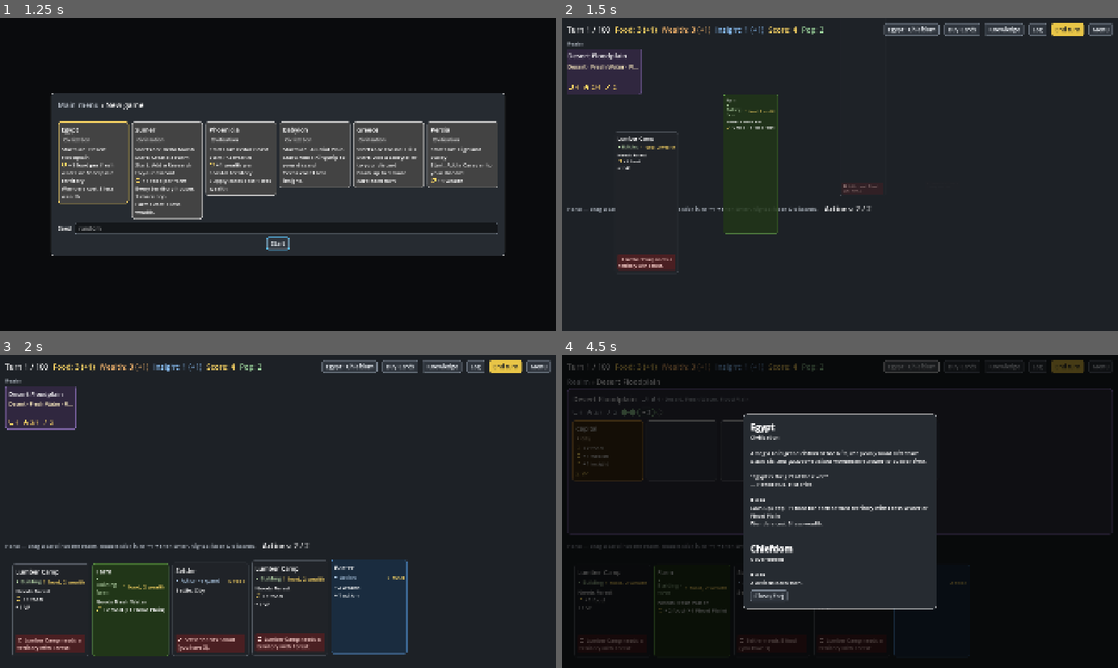
Above: before the commit, frames 1-4 (two rows, left to right).
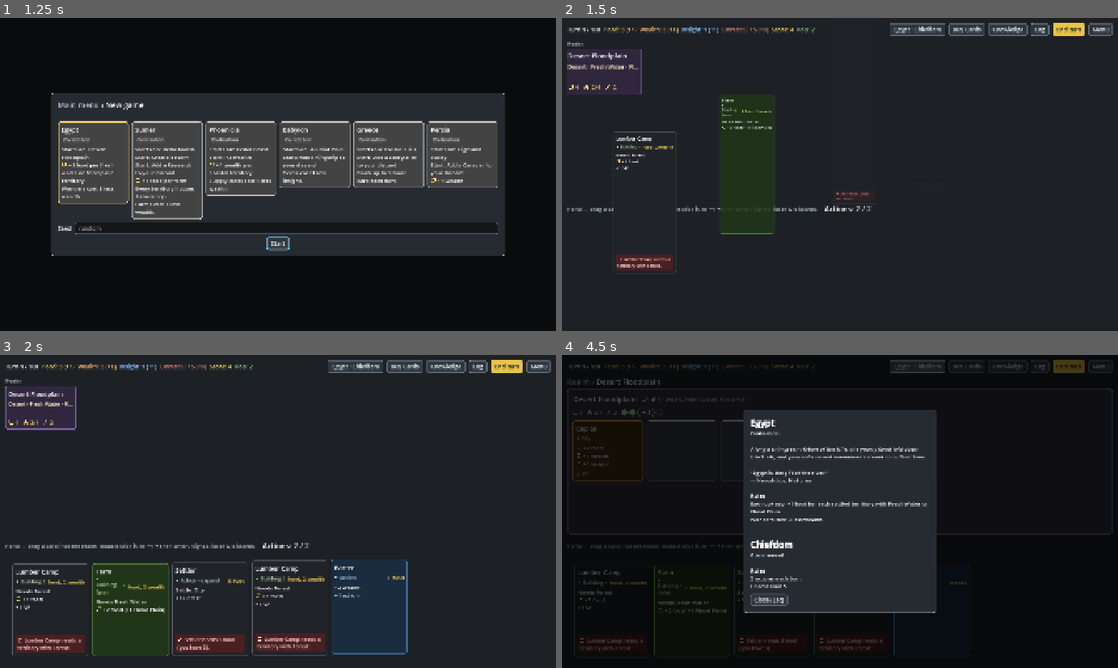
Above: after the commit, the same moments.

Repository: r888888888/4x-card-game
Game: Godot game, scene res://ui/main.tscn
The game is run twice, just before and just after one commit, with the same random seed, the same clock (stepped at 60 frames per second) and the same inputs.
Inputs (mouse positions are in pixels of both pictures, inside the frame that each line leads up to):
- Up to frame 1 (1.25 s): click "New game" at 0.5 s
- Up to frame 2 (1.5 s): click "Start" at 1.25 s
- Up to frame 3 (2 s): no input
- Up to frame 4 (4.5 s): tap Enter (ui_accept) at 2 s; drag from (600, 408) to (895, 442) at 2.02 s; drag from (606, 448) to (812, 574) at 2.77 s; move the mouse to (612, 611) at 3.52 s; hold Right (ui_right) 3.53-4.25 s; tap T at 3.6 s; click (612, 611) at 3.67 s; click "Egypt · Chiefdom" at 4.25 s

Frame 1 is identical in both runs. In frame 2, 1.9% of the frame differs, in the area x 0-94%, y 1-82%; in frame 3, 1.4%; in frame 4, 4.8%, in the area x 0-94%, y 1-83%.

Commit message:
144: unrest is a resource capped by the government's unrest limit; Unrest counter in the top bar; the bot plays around it; content
Co-Authored-By: Claude Opus 5.5 <noreply@anthropic.com>

Diff:
--- a/data/cards.json
+++ b/data/cards.json
@@ -25,7 +25,7 @@
     {
       "id": "settler", "name": "Settler", "type": "action",
       "cost": { "food": 5 }, "vp": 0, "tags": ["expand"],
-      "effects": [ { "op": "settle", "card": "city" } ]
+      "effects": [ { "op": "settle", "card": "city" }, { "op": "gain", "resource": "unrest", "amount": 1 } ]
     },
     {
       "id": "scout", "name": "Scout", "type": "action",
@@ -48,6 +48,11 @@
       "effects": [ { "op": "trash" } ]
     },
     {
+      "id": "feast", "name": "Feast", "type": "action",
+      "cost": { "food": 3 }, "vp": 0, "tags": ["order"],
+      "effects": [ { "op": "lose", "resource": "unrest", "amount": 2 } ]
+    },
+    {
       "id": "storyteller", "name": "Storyteller", "type": "action",
       "cost": { "food": 1 }, "vp": 0, "tags": [],
       "effects": [ { "op": "draw", "amount": 2 } ]
@@ -72,12 +77,13 @@
       "cost": { "wealth": 4 }, "vp": 1, "tags": ["culture"],
       "effects": [
         { "op": "score", "amount": 1, "trigger": "upkeep" },
-        { "op": "score", "amount": 1, "trigger": "upkeep", "keyword": "mountain" }
+        { "op": "score", "amount": 1, "trigger": "upkeep", "keyword": "mountain" },
+        { "op": "lose", "resource": "unrest", "amount": 1, "trigger": "upkeep" }
       ]
     },
     {
       "id": "monument", "name": "Monument", "type": "building",
-      "cost": { "wealth": 6 }, "vp": 3, "tags": ["culture"],
+      "cost": { "wealth": 6 }, "vp": 3, "tags": ["culture"], "modifiers": { "unrest_limit": 2 },
       "effects": []
     },
     {
@@ -119,7 +125,7 @@
     },
     {
       "id": "shrine", "name": "Shrine", "type": "building",
-      "cost": { "wealth": 3 }, "vp": 1, "tags": ["culture"],
+      "cost": { "wealth": 3 }, "vp": 1, "tags": ["culture"], "modifiers": { "unrest_limit": 1 },
       "effects": []
     },
     {
@@ -151,19 +157,19 @@
       "effects": []
     },
     {
-      "id": "chiefdom", "name": "Chiefdom", "type": "government", "actions": 2,
-      "vp": 0, "tags": [],
-      "effects": []
-    },
-    {
-      "id": "kingship", "name": "Kingship", "type": "government", "actions": 3,
+      "id": "chiefdom", "name": "Chiefdom", "type": "government", "actions": 2, "unrest_limit": 5,
+      "vp": 0, "tags": [],
+      "effects": []
+    },
+    {
+      "id": "kingship", "name": "Kingship", "type": "government", "actions": 3, "unrest_limit": 7,
       "vp": 0, "tags": [],
       "effects": [
         { "op": "gain", "resource": "wealth", "amount": 1, "trigger": "upkeep" }
       ]
     },
     {
-      "id": "theocracy", "name": "Theocracy", "type": "government", "actions": 3,
+      "id": "theocracy", "name": "Theocracy", "type": "government", "actions": 3, "unrest_limit": 10,
       "vp": 0, "tags": [],
       "effects": [
         { "op": "score", "amount": 1, "trigger": "upkeep" }
@@ -232,7 +238,8 @@
       "id": "harvest_festival", "name": "Harvest Festival", "type": "event",
       "tags": [],
       "effects": [
-        { "op": "gain_per_tag", "resource": "food", "amount": 1, "tag": "farm", "trigger": "upkeep" }
+        { "op": "gain_per_tag", "resource": "food", "amount": 1, "tag": "farm", "trigger": "upkeep" },
+        { "op": "lose", "resource": "unrest", "amount": 1 }
       ]
     },
     {
@@ -270,8 +277,8 @@
     },
     {
       "id": "famine", "name": "Famine", "type": "event", "tags": [],
-      "text": "Each hungry upkeep: +1 counter (max 3), −1 pop (largest territory) per counter. Ends when your pop is fed.",
-      "effects": [ { "op": "lose_pop", "amount": 1, "trigger": "upkeep" } ]
+      "text": "Each hungry upkeep: +1 counter (max 3), −1 pop (largest territory) and +1 unrest per counter. Ends when your pop is fed.",
+      "effects": [ { "op": "lose_pop", "amount": 1, "trigger": "upkeep" }, { "op": "gain", "resource": "unrest", "amount": 1, "trigger": "upkeep" } ]
     },
     {
       "id": "market_day", "name": "Market Day", "type": "event", "tags": [],
@@ -280,6 +287,18 @@
     {
       "id": "good_omens", "name": "Good Omens", "type": "event", "tags": [],
       "effects": [ { "op": "score", "amount": 1 } ]
+    },
+    {
+      "id": "grumbling", "name": "Grumbling", "type": "event", "tags": [],
+      "effects": [ { "op": "gain", "resource": "unrest", "amount": 1 } ]
+    },
+    {
+      "id": "omen_of_doom", "name": "Omen of Doom", "type": "event", "tags": [],
+      "effects": [ { "op": "gain", "resource": "unrest", "amount": 2 } ]
+    },
+    {
+      "id": "bandit_raids", "name": "Bandit Raids", "type": "event", "tags": [], "discard": { "turns": 2 },
+      "effects": [ { "op": "gain", "resource": "unrest", "amount": 1, "trigger": "upkeep" } ]
     },
     {
       "id": "pottery", "name": "Pottery", "type": "tech",
--- a/data/config.json
+++ b/data/config.json
@@ -1,5 +1,5 @@
 {
-  "resources": ["food", "wealth", "insight"],
+  "resources": ["food", "wealth", "insight", "unrest"],
   "keywords": [
     "grassland", "forest", "hills", "mountain", "desert", "marsh",
     "fresh_water", "coastal", "flood_plain"
@@ -35,6 +35,7 @@
     "research": { "price": 3, "count": 6 },
     "hunt": { "price": 2, "count": 6 },
     "winnow": { "price": 2, "count": 6 },
+    "feast": { "price": 2, "count": 6 },
     "fishing_huts": { "price": 2, "count": 6 },
     "quarry": { "price": 2, "count": 6 },
     "shrine": { "price": 2, "count": 6 },
@@ -61,7 +62,10 @@
     "market_day": 1,
     "good_omens": 1,
     "forage": 2,
-    "harvest_festival": 1
+    "harvest_festival": 1,
+    "grumbling": 2,
+    "omen_of_doom": 1,
+    "bandit_raids": 1
   },
   "research_deck": {
     "pottery": 1,
--- a/engine/card_def.gd
+++ b/engine/card_def.gd
@@ -18,6 +18,7 @@
 	Modifiers.ACTIONS: ["+%d action%s each turn", "−%d action%s each turn"],
 	Modifiers.HAND_SIZE: ["Draw up to %d more card%s each turn", "Draw up to %d fewer card%s each turn"],
 	Modifiers.HOUSING: ["Every territory houses %d more pop%.0s", "Every territory houses %d less pop%.0s"],
+	Modifiers.UNREST_LIMIT: ["Unrest limit +%d%.0s", "Unrest limit −%d%.0s"],
 }
 
 var id: String = ""
@@ -31,6 +32,7 @@
 var housing: int = 0  # territories: most pop the territory can hold; buildings: housing added to their territory
 var famine_guard: int = 0  # buildings: pop on their territory saved from starving each upkeep, while working
 var actions: int = 0  # governments: actions each turn while it rules (127); 0 sets none (unlimited)
+var unrest_limit: int = 0  # governments: most unrest while it rules (144); 0 sets none (no limit)
 var modifiers: Dictionary = {}  # standing modifiers while working or active, {key: non-zero int} (129)
 var discounts: Array[Dictionary] = []  # civilizations: [{filter, value, amounts: {resource: int}}] (108)
 var keywords: Array[String] = []  # territories: keyword ids from config
@@ -76,6 +78,8 @@
 	var parts: PackedStringArray = []
 	if actions > 0:
 		parts.append(actions_text())
+	if unrest_limit > 0:
+		parts.append(unrest_limit_text())
 	if home != "":
 		parts.append("Starts on: %s" % card_db[home].name)
 	if not requires.is_empty():
@@ -119,6 +123,8 @@
 		return territory_text(keywords)
 	if actions > 0:
 		parts.append(actions_text())
+	if unrest_limit > 0:
+		parts.append(unrest_limit_text())
 	if not requires.is_empty():
 		parts.append("Requires " + keyword_names(requires))
 	for e in effects:
@@ -161,6 +167,11 @@
 	return "%d action%s each turn." % [actions, "" if actions == 1 else "s"]
 
 
+## A government's unrest limit line (144): "Unrest limit 5."
+func unrest_limit_text() -> String:
+	return "Unrest limit %d." % unrest_limit
+
+
 ## One line per modifier (129): "+1 action each turn"; long (the tooltip) adds " while active" on an event.
 func modifier_lines(long: bool) -> PackedStringArray:
 	var out: PackedStringArray = []
--- a/engine/config_loader.gd
+++ b/engine/config_loader.gd
@@ -294,6 +294,8 @@
 		var n: Variant = Fields.as_int(raw[r])
 		if not resources.has(r):
 			errs.append(".relief: unknown resource '%s'" % r)
+		elif Fields.unpayable(r) != "":
+			errs.append(".relief: " + Fields.unpayable(r))
 		elif typeof(n) != TYPE_INT or n < 1:
 			errs.append(".relief: '%s' must be an integer >= 1" % r)
 		else:
--- a/engine/data_loader.gd
+++ b/engine/data_loader.gd
@@ -22,11 +22,12 @@
 	"home": [CardDef.CIVILIZATION],
 	"quote": [CardDef.CIVILIZATION],
 	"actions": [CardDef.GOVERNMENT],
+	"unrest_limit": [CardDef.GOVERNMENT],
 	"discounts": [CardDef.CIVILIZATION],
 	"modifiers": [CardDef.BUILDING, CardDef.CITY, CardDef.TECH, CardDef.CIVILIZATION, CardDef.GOVERNMENT, CardDef.EVENT],
 }
 ## The keys a card's modifiers object may use (129); Modifiers.total sums each over the working cards.
-const MODIFIER_KEYS: Array[String] = [Modifiers.ACTIONS, Modifiers.HAND_SIZE, Modifiers.HOUSING]
+const MODIFIER_KEYS: Array[String] = [Modifiers.ACTIONS, Modifiers.HAND_SIZE, Modifiers.HOUSING, Modifiers.UNREST_LIMIT]
 const TYPE_PLURALS := {CardDef.TERRITORY: "territories", CardDef.BUILDING: "buildings", CardDef.TECH: "techs", CardDef.EVENT: "events", CardDef.CIVILIZATION: "civilizations", CardDef.GOVERNMENT: "governments"}
 ## Card types that never sit on a territory, so their effects can't use a keyword or need a target.
 const NO_TERRITORY_TYPES: Array[String] = [CardDef.TECH, CardDef.EVENT, CardDef.GOVERNMENT]
@@ -169,6 +170,8 @@
 			var n: Variant = Fields.as_int(cost[r])
 			if not ctx.resources.has(r):
 				errs.append("cost: unknown resource '%s'" % r)
+			elif Fields.unpayable(r) != "":
+				errs.append("cost: " + Fields.unpayable(r))
 			elif typeof(n) != TYPE_INT or n < 0:
 				errs.append("cost: '%s' must be an integer >= 0" % r)
 			else:
@@ -241,6 +244,7 @@
 		def.famine_guard = Fields.read_int(c, "famine_guard", errs, 1, 0)
 	elif def.type == CardDef.GOVERNMENT:
 		def.actions = Fields.read_int(c, "actions", errs, 1, 0)
+		def.unrest_limit = Fields.read_int(c, "unrest_limit", errs, 1, 0)
 	for key in TYPE_FIELDS:
 		var types: Array = TYPE_FIELDS[key]
 		if c.has(key) and not types.has(def.type):
@@ -352,12 +356,15 @@
 			var n: Variant = Fields.as_int(entry[key])
 			if not resources.has(key):
 				errs.append("%s: unknown resource '%s'" % [where, key])
+			elif Fields.unpayable(key) != "":
+				errs.append("%s: %s" % [where, Fields.unpayable(key)])
 			elif typeof(n) != TYPE_INT or n < 1:
 				errs.append("%s: '%s' must be an integer >= 1" % [where, key])
 			else:
 				d.amounts[key] = n
 		if d.amounts.is_empty():
-			errs.append("%s: needs an amount of a resource, like \"wealth\": 1" % where)
+			if entry.size() == 1:  # only the filter; a bad amount was reported above
+				errs.append("%s: needs an amount of a resource, like \"wealth\": 1" % where)
 		else:
 			out.append(d)
 	return out
--- a/engine/effects/trade_effect.gd
+++ b/engine/effects/trade_effect.gd
@@ -15,6 +15,8 @@
 
 func configure(data: Dictionary, ctx: Dictionary, errors: Array[String]) -> void:
 	resource = Fields.read_string(data, "resource", errors, ctx.resources)
+	if Fields.unpayable(resource) != "":
+		errors.append(Fields.unpayable(resource))
 	per_root_city = Fields.read_int(data, "per_root_city", errors, 1)
 	pop_per = Fields.read_int(data, "pop_per", errors, 1)
 	min_cities = Fields.read_int(data, "min_cities", errors, 1)
--- a/engine/engine_core.gd
+++ b/engine/engine_core.gd
@@ -5,10 +5,12 @@
 ## with the player-facing actions, their *_error queries and the read queries.
 
 ## The built-in resources: food pays for people (growth, upkeep, Settlers), wealth for premium buildings and the
-## supply, insight for techs (139). The config may list more resources; only these have rules attached.
+## supply, insight for techs (139); unrest (144) is only gained and lost, never paid, and gain caps it at
+## GameEngine.unrest_limit(). The config may list more resources; only these have rules attached.
 const FOOD := "food"
 const WEALTH := "wealth"
 const INSIGHT := "insight"
+const UNREST := "unrest"
 
 signal changed
 signal logged(message: String)
@@ -73,7 +75,12 @@
 
 # --- Helpers called by effects ---
 
+## Adds amount of resource; unrest stops at the unrest limit (144). The outcome and the log report what was added.
 func gain(resource: String, amount: int, source: CardInstance) -> void:
+	if resource == UNREST:
+		var limit := Modifiers.unrest_limit(self)
+		if limit >= 0:
+			amount = clampi(limit - resources.get(UNREST, 0), 0, amount)
 	resources[resource] = resources.get(resource, 0) + amount
 	if not _outcome.is_empty():
 		_outcome.gained[resource] = _outcome.gained.get(resource, 0) + amount
--- a/engine/fields.gd
+++ b/engine/fields.gd
@@ -2,6 +2,12 @@
 extends RefCounted
 ## Readers for JSON fields shared by the loader and effects: each appends a message to errors on a bad value
 ## and returns a safe default, so a loader can report every problem in one pass.
+
+
+## Why resource can't be paid, or "": unrest (144) is only gained and lost, so no cost, discount, relief or trade
+## names it.
+static func unpayable(resource: String) -> String:
+	return "%s can't be paid (it is only gained and lost)" % resource if resource == GameEngine.UNREST else ""
 
 
 ## JSON numbers are floats; accept whole numbers as ints. Returns null otherwise.
--- a/engine/game_engine.gd
+++ b/engine/game_engine.gd
@@ -79,6 +79,11 @@
 ## Whether the population rules apply (the config has a population block).
 func population_on() -> bool:
 	return not config.get("population", {}).is_empty()
+
+
+## Whether the unrest rules are on (144): the config lists unrest as a resource.
+func unrest_on() -> bool:
+	return config.get("resources", []).has(UNREST)
 
 
 ## Pop on settled territory territory_uid (0 for anything else).
@@ -272,6 +277,12 @@
 	return CardPlay.actions_per_turn(self)
 
 
+## The most unrest the realm holds (144): the government's unrest_limit plus the unrest_limit modifier, never below 0;
+## -1 (no limit) while unrest is off or no government sets one.
+func unrest_limit() -> int:
+	return Modifiers.unrest_limit(self)
+
+
 ## The hand drawn up to each turn: config hand_size plus the hand_size modifier, between 1 and hand_limit (109).
 func hand_size() -> int:
 	return Modifiers.hand_size(self)
--- a/engine/modifiers.gd
+++ b/engine/modifiers.gd
@@ -4,10 +4,11 @@
 ## engine's state; GameEngine.modifier calls total.
 
 ## The modifier keys (DataLoader.MODIFIER_KEYS lists the valid ones): extra actions each turn, and more cards drawn
-## each turn (109), and housing on every settled territory (110).
+## each turn (109), housing on every settled territory (110), and a higher (or lower) unrest limit (144).
 const ACTIONS := "actions"
 const HAND_SIZE := "hand_size"
 const HOUSING := "housing"
+const UNREST_LIMIT := "unrest_limit"
 
 
 ## The cards whose upkeep and modifiers apply: tableau cards that aren't idle, then the cards in ALWAYS_ON_ZONES
@@ -40,6 +41,15 @@
 	return clampi(e.config.hand_size + total(e, HAND_SIZE), 1, e.config.hand_limit)
 
 
+## The most unrest the realm holds (144): the ruling government's unrest_limit plus the unrest_limit modifier, never
+## below 0; -1 (no limit) while unrest is off, with no government, or with one that sets none.
+static func unrest_limit(e: GameEngine) -> int:
+	var gov := e.zone("government")
+	if not e.unrest_on() or gov.is_empty() or gov.cards[0].def.unrest_limit == 0:
+		return -1
+	return maxi(0, gov.cards[0].def.unrest_limit + total(e, UNREST_LIMIT))
+
+
 ## key summed over the working cards and the active events; 0 when none has it.
 static func total(e: GameEngine, key: String) -> int:
 	var sum := 0
--- a/sim/bot.gd
+++ b/sim/bot.gd
@@ -12,13 +12,15 @@
 ## first, wealth plays cards that make wealth first and buys one from the supply each turn, wide plays cards that
 ## explore or settle first, and tall stops settling at TALL_TERRITORIES. Every strategy but baseline then grows pop
 ## while the next upkeep would still feed everyone: growth and wealth the cheapest territory first, wide the lowest pop,
-## tall the most housing.
+## tall the most housing. Every strategy plays around the unrest limit (144): see _unrest_ok.
 
 const MAX_STEPS := 2000
 const MAX_PLAYS_PER_TURN := 40
 const STRATEGIES: Array[String] = ["baseline", "growth", "wealth", "wide", "tall"]
 ## The settled territories the tall strategy stops at.
 const TALL_TERRITORIES := 2
+## How far below the unrest limit the bot still plays cards that calm unrest (144).
+const CALM_MARGIN := 2
 
 
 ## Plays engine's game to the end with strategy. Returns whether it ended within MAX_STEPS; false, without playing,
@@ -87,6 +89,8 @@
 	for card in _hand_order(engine, strategy):
 		if strategy == "tall" and _settles(card.def) and _settled_count(engine) >= TALL_TERRITORIES:
 			continue
+		if not _unrest_ok(engine, card.def):
+			continue
 		var targets := engine.valid_targets(card.uid)
 		var target: int = targets[0] if engine.needs_target(card.uid) and not targets.is_empty() else -1
 		if engine.play_error(card.uid, target) == "":
@@ -125,6 +129,21 @@
 	return false
 
 
+## Whether playing def is sensible for unrest (144), with a limit set: next = unrest + the next upkeep's change + 1 (a
+## margin for the event). A card that gains unrest is skipped when next plus its gain reaches the limit, and one that
+## loses unrest while next is below the limit − CALM_MARGIN.
+static func _unrest_ok(engine: GameEngine, def: CardDef) -> bool:
+	var change := 0
+	for e in def.effects:
+		if e.trigger == "play" and e.get("resource") == GameEngine.UNREST:
+			change += e.amount if e.op == "gain" else -e.amount if e.op == "lose" else 0
+	var limit := engine.unrest_limit()
+	if change == 0 or limit < 0:
+		return true
+	var next: int = engine.resources.get(GameEngine.UNREST, 0) + engine.upkeep_forecast().get(GameEngine.UNREST, 0) + 1
+	return next + change < limit if change > 0 else next >= limit - CALM_MARGIN
+
+
 static func _makes_wealth(def: CardDef) -> bool:
 	return def.effects.any(func(e): return e.get("resource") == GameEngine.WEALTH)
 
--- a/tests/test_unrest.gd
+++ b/tests/test_unrest.gd
@@ -44,9 +44,11 @@
 		starting["government"] = gov
 	var o := {"resources": RESOURCES, "starting": starting, "population": POP}
 	o.merge(overrides, true)
+	var listed: Array[String] = []
+	listed.assign(o.resources)  # the loader's resource list is the config's, as DataLoader.load_all reads it
 	var errors: Array[String] = []
 	var warnings: Array[String] = []
-	var config := DataLoader.parse_config(raw_config(deck, o), RESOURCES, r.cards, "config.json", errors, warnings)
+	var config := DataLoader.parse_config(raw_config(deck, o), listed, r.cards, "config.json", errors, warnings)
 	check(errors.is_empty(), "test config should load: %s" % [errors])
 	var e := GameEngine.new(r.cards, config)
 	e.new_game(1)
--- a/ui/game_theme.gd
+++ b/ui/game_theme.gd
@@ -2,7 +2,7 @@
 extends RefCounted
 ## The UI's theme, built in code at startup from the Palette (backlog 106; 097: no editor-generated .tres, so it can't
 ## go stale). Buttons, the accent button and text fields, plus type variations for the looks the UI repeats:
-## Heading, Title and Stat labels, DarkPanel (an overlay's or a modal's panel) and the pop meter's PipFilled, PipEmpty
+## Heading, Title, Stat and BarStat labels, DarkPanel (an overlay's or a modal's panel) and the pop meter's PipFilled, PipEmpty
 ## and GrowPip (124). A control takes one with
 ## theme_type_variation instead of its own overrides.
 
@@ -17,6 +17,7 @@
 	_label(t, "Heading", 19, Palette.TEXT_DIM)
 	_label(t, "Title", 26, Color.WHITE)
 	_label(t, "Stat", 26, Color.WHITE)  # each stat also sets its own colour: what it counts
+	_label(t, "BarStat", 20, Color.WHITE)  # the top bar's stats: 20 like its buttons, so the bar fits 1920 px (144)
 	_link(t)
 	t.set_type_variation("DarkPanel", "PanelContainer")
 	t.set_stylebox("panel", "DarkPanel", dark_panel())
--- a/ui/palette.gd
+++ b/ui/palette.gd
@@ -30,6 +30,7 @@
 const FOCUS := Color("5ec8ff")  # the keyboard focus ring; distinct from gold (target) and red (warning)
 const WEALTH := Color("f2b46d")
 const INSIGHT := Color("8fc7ff")
+const UNREST := Color("d9827a")  # the unrest stat (144); at the limit it turns WARN
 const POP := Color("9fd89f")
 const PILES := Color("c3cad3")  # deck, discard and pile counts
 
--- a/ui/top_bar.gd
+++ b/ui/top_bar.gd
@@ -1,8 +1,9 @@
 class_name TopBar
 extends HBoxContainer
-## The top bar: turn, food, wealth and insight (139) (with next upkeep's change), score and pop, then
+## The top bar: turn, food, wealth, insight (139) and unrest (144, out of its limit) (with next upkeep's change), score
+## and pop, then
 ## (115) the civilization and government button (one since 119), Buy Cards, Knowledge, Log, End turn (120) and Menu. Any
-## change to Food, Wealth, Insight, Score or Pop floats its net change up from that counter (126).
+## change to Food, Wealth, Insight, Unrest, Score or Pop floats its net change up from that counter (126).
 
 const FOOD_COLOR := Palette.GAIN  # the food stat; CardView.WARN_COLOR when pop would starve
 
@@ -14,6 +15,7 @@
 var _food_label: Label
 var _wealth_label: Label
 var _insight_label: Label
+var _unrest_label: Label  # hidden while unrest is off (144)
 var _pop_label: Label
 var _identity: Button  # "Egypt · Chiefdom": opens the civilization and government modal; hidden with neither (119)
 var _knowledge: Button  # opens the tech tree (059), where techs are learned (140)
@@ -22,15 +24,18 @@
 
 ## on_knowledge opens the tech tree, on_identity the civilization and government modal, on_log toggles the log drawer.
 func _init(on_menu: Callable, on_knowledge: Callable, on_identity: Callable, on_log: Callable) -> void:
-	add_theme_constant_override("separation", 16)  # tight: the stats and six buttons share 1920 px (115, 139)
+	add_theme_constant_override("separation", 12)  # tight: the stats and six buttons share 1920 px (115, 139, 144)
 	_turn_label = UIKit.stat(self)
 	_food_label = UIKit.stat(self, FOOD_COLOR)
 	_wealth_label = UIKit.stat(self, Palette.WEALTH)
 	_insight_label = UIKit.stat(self, Palette.INSIGHT)
-	for label in [_food_label, _wealth_label, _insight_label]:
+	_unrest_label = UIKit.stat(self, Palette.UNREST)
+	for label in [_food_label, _wealth_label, _insight_label, _unrest_label]:
 		label.mouse_filter = Control.MOUSE_FILTER_PASS  # for the forecast tooltip
 	score_label = UIKit.stat(self, Palette.GAIN)
 	_pop_label = UIKit.stat(self, Palette.POP)
+	for label in [_turn_label, _food_label, _wealth_label, _insight_label, _unrest_label, score_label, _pop_label]:
+		label.theme_type_variation = &"BarStat"
 	var spacer := Control.new()
 	spacer.size_flags_horizontal = Control.SIZE_EXPAND_FILL
 	add_child(spacer)
@@ -69,6 +74,7 @@
 	_wealth_label.tooltip_text = "In brackets: change at the next upkeep."
 	UIKit.set_stat(_insight_label, "Insight: %d%s" % [e.resources.get(GameEngine.INSIGHT, 0), _forecast_text(forecast, GameEngine.INSIGHT)])
 	_insight_label.tooltip_text = "Pays for techs. In brackets: change at the next upkeep."
+	_refresh_unrest(e, forecast)
 	UIKit.set_stat(score_label, "Score: %d" % e.score())
 	_pop_label.visible = e.population_on()
 	UIKit.set_stat(_pop_label, "Pop: %d" % e.total_pop())
@@ -94,8 +100,22 @@
 	notification(NOTIFICATION_SORT_CHILDREN)  # lay the counters out at their new widths, so tokens start under them
 	_float_changes({_food_label: [e.resources.get(GameEngine.FOOD, 0), GameEngine.FOOD],
 		_wealth_label: [e.resources.get(GameEngine.WEALTH, 0), GameEngine.WEALTH],
-		_insight_label: [e.resources.get(GameEngine.INSIGHT, 0), GameEngine.INSIGHT], score_label: [e.score(), "VP"],
+		_insight_label: [e.resources.get(GameEngine.INSIGHT, 0), GameEngine.INSIGHT],
+		_unrest_label: [e.resources.get(GameEngine.UNREST, 0), GameEngine.UNREST], score_label: [e.score(), "VP"],
 		_pop_label: [e.total_pop(), "pop"]}, layer, quiet)
+
+
+## "Unrest: 2 / 5 (+1)" ("Unrest: 2 (+1)" with no limit), in the warning colour at the limit; hidden while unrest is off.
+func _refresh_unrest(e: GameEngine, forecast: Dictionary) -> void:
+	_unrest_label.visible = e.unrest_on()
+	var unrest: int = e.resources.get(GameEngine.UNREST, 0)
+	var limit := e.unrest_limit()
+	UIKit.set_stat(_unrest_label, "Unrest: %d%s%s" % [unrest, " / %d" % limit if limit >= 0 else "",
+		_forecast_text(forecast, GameEngine.UNREST)])
+	var at_limit := limit >= 0 and unrest >= limit
+	_unrest_label.add_theme_color_override("font_color", CardView.WARN_COLOR if at_limit else Palette.UNREST)
+	_unrest_label.tooltip_text = ("Civil unrest, out of the most your government tolerates%s. " % (
+		"" if limit >= 0 else " (it sets no limit)")) + "In brackets: change at the next upkeep."
 
 
 ## Where the deck and discard are on screen (121): the Log button, whose drawer shows their counts. Dealt cards come
Not shown, changed: docs/backlog/144-unrest-resource.md
